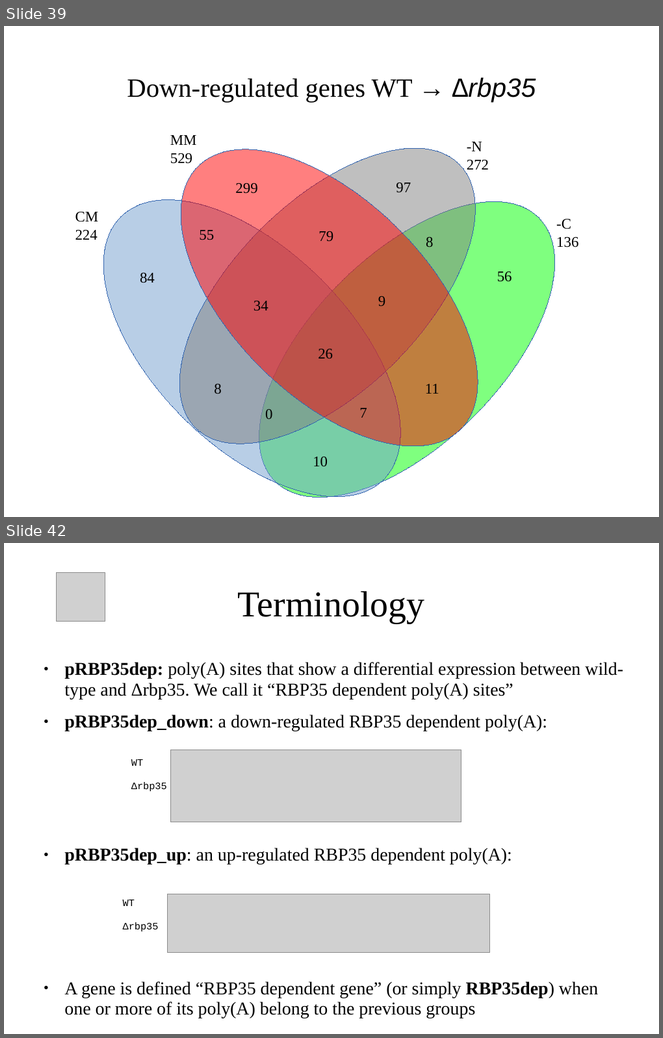
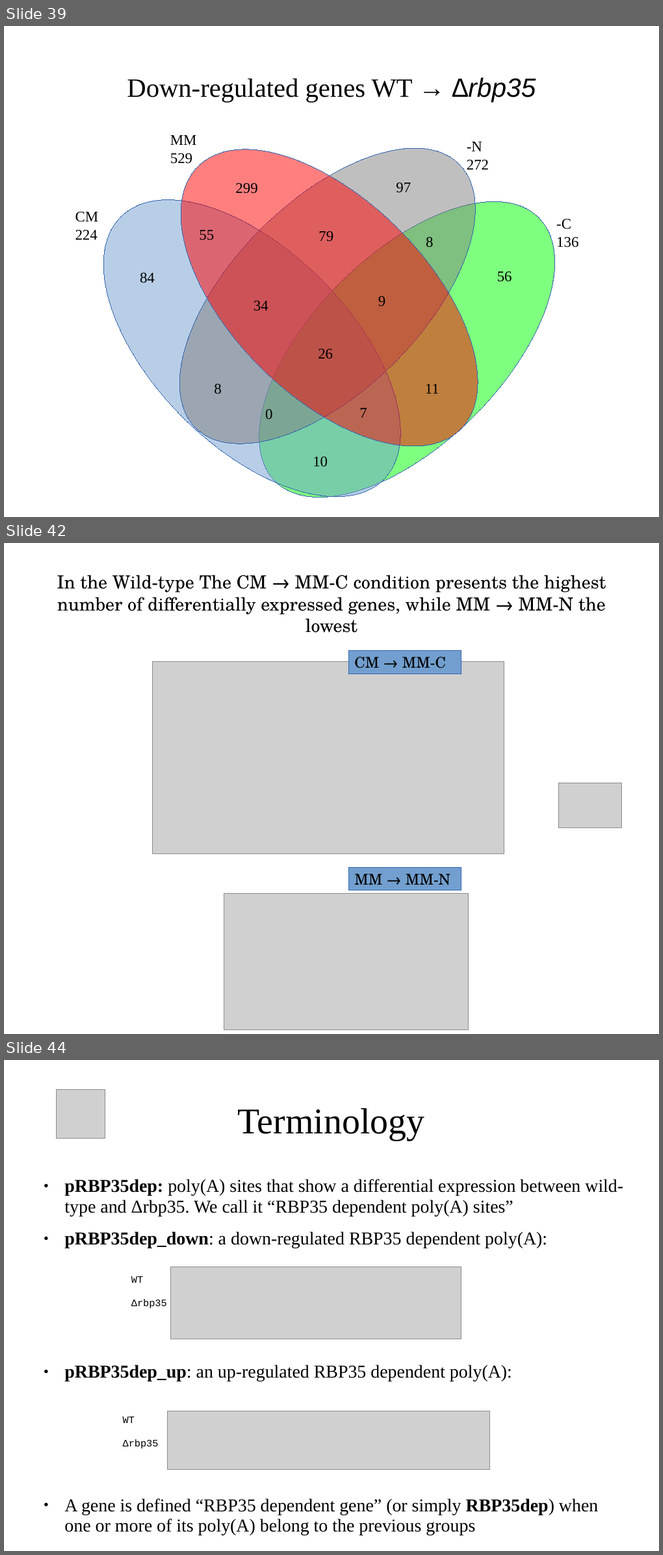
Before and after one commit to wilkinsonlab/m-oryzae-polya, a slide deck: doc/polyA/version_21/oryzae_presentation.odp. Shown one above the other, each under a label of ours: slides 39 and 42 before the commit, slides 39, 42 and 44 after it; the slides between them are not shown. The pictures are 663x1038 and 663x1555 pixels, drawn with LibreOffice and Linux fonts; fonts in the diff are those of the drawing; grey boxes stand for pictures. Boxes give left, top, right and bottom in pixels: in the first picture for what was removed or moved away, otherwise in the second. Text is boxed around its words. In the diff, an @@ line names an element or a change of style, - is before the commit and + after.

```diff
--- a/doc/polyA/version_21/oryzae_presentation.odp
+++ b/doc/polyA/version_21/oryzae_presentation.odp
@@ slide 42 added at [4, 543, 659, 1034], background #FFFFFF @@
@@ title added at [57, 575, 606, 633], 22 pt, text #000000 @@
+In the Wild-type The CM → MM-C condition presents the highest number of differentially expressed genes, while MM → MM-N the lowest
@@ rectangle added at [349, 651, 462, 674], fill #729FCF, outline #3465AF 0 pt, 18 pt, text #000000 @@
+CM → MM-C
@@ picture added at [153, 662, 504, 854] @@
@@ picture added at [559, 783, 622, 828] @@
@@ rectangle added at [349, 867, 462, 891], fill #729FCF, outline #3465AF 0 pt, 18 pt, text #000000 @@
+MM → MM-N
@@ picture added at [224, 894, 469, 1031] @@
@@ what was slide 42 is now slide 44 @@
```
Also in this commit, not shown: 21 slides changed, 1 other slide added, 2 other files.
